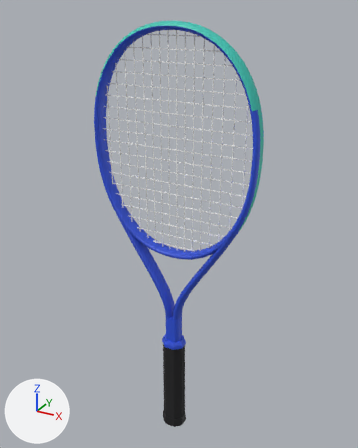
Before and after pictures for a commit that changed the glTF model assets/realistic/wilson-ultra-100ul-v5-2025.glb.
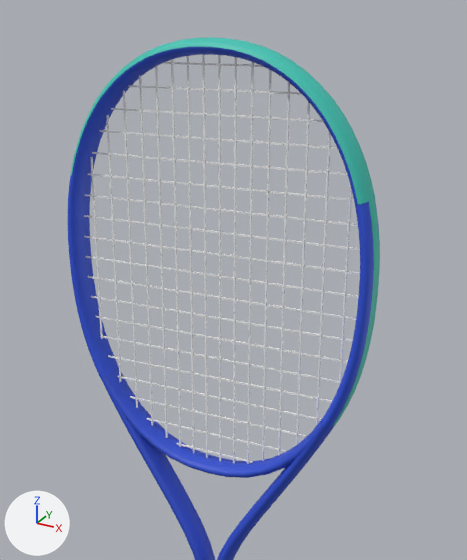
Old and new are each drawn whole from a 50 mm camera at (0.345, -0.609, 0.703) aimed at (-0.002, 0.021, 0.388) and again close up on the part from 16% to 87% of the width and 0% to 68% of the height. The lights are fixed; the arrows at lower left show +X, +Y and +Z. The older version's two pictures come first. Where no turn or scale is listed for an object, it has been applied to the vertices.

The first close-up shows 'bumper', 'frame', 'grommets', 'strings_crosses', 'strings_mains'.
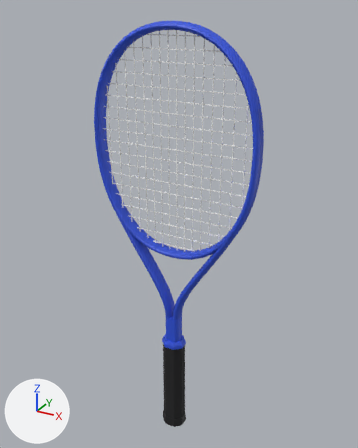
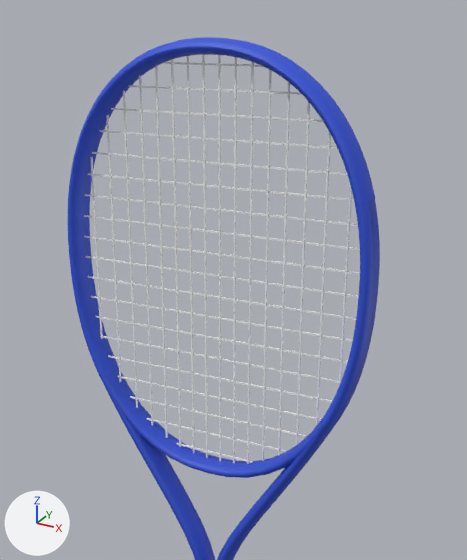
Location of each change, [x1, y1, x2, y2] in pixels of the close-ups (467 x 560 px):
'bumper', recoloured: [70, 37, 375, 205] in both
'grommets', recoloured: [334, 199, 380, 425] in both

The change in detail:
Material 'mat_bumper' (mat_mat_bumper) changes colour from cyan #3cc6b6 to blue #2f52dc; in linear values from (0.0452, 0.565, 0.468) to (0.0284, 0.0844, 0.716).
Material 'mat_grommets' (mat_mat_grommets) changes colour from cyan #3cc6b6 to blue #2a47c4; in linear values from (0.0452, 0.565, 0.468) to (0.0232, 0.063, 0.552).
